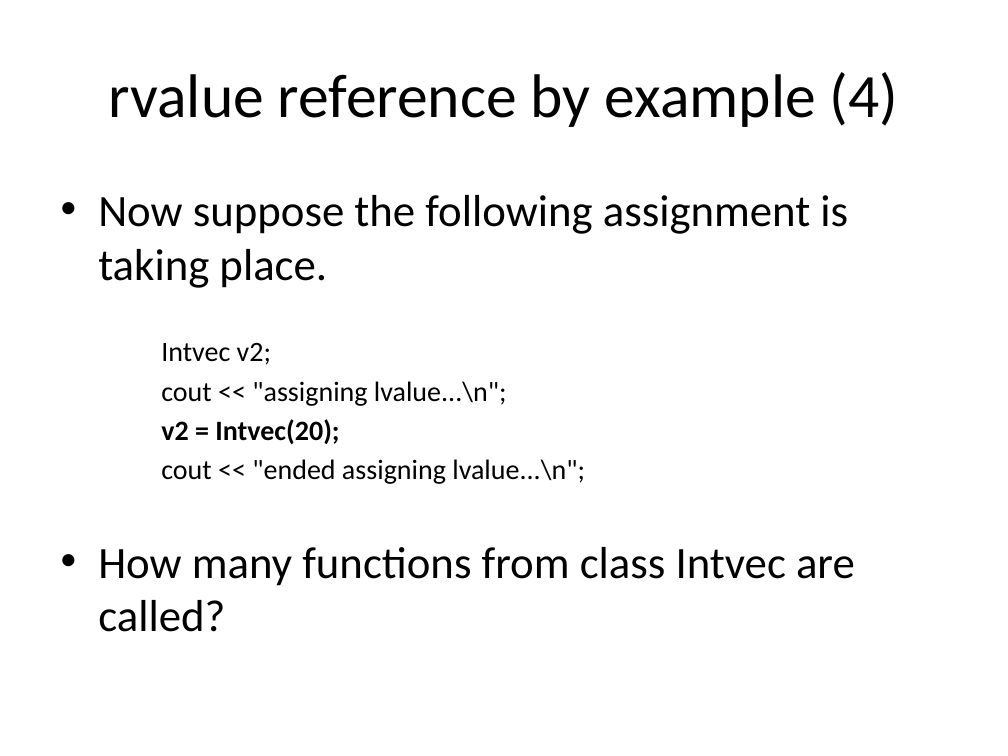
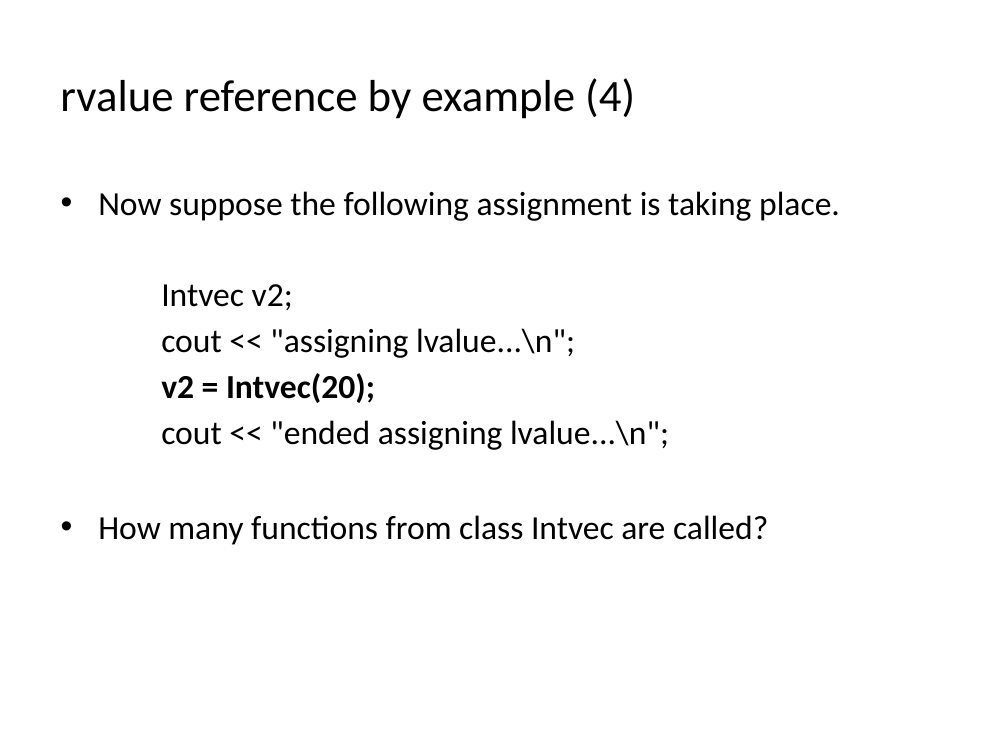
Before and after one commit to codengrow/scj, a slide deck: slide 9 of season1/episode2/rvalue-reference.odp. Drawn at 1008x756 pixels with LibreOffice and Linux fonts; fonts in the diff are those of the drawing; background and template pictures are left out. Boxes give left, top, right and bottom in pixels: in the first picture for what was removed or moved away, otherwise in the second. Text is boxed around its words. In the diff, an @@ line names an element or a change of style, - is before the commit and + after.

```diff
--- a/season1/episode2/rvalue-reference.odp
+++ b/season1/episode2/rvalue-reference.odp
@@ title "rvalue reference by example (4)" at box(60, 78, 635, 119): size 44 to 32 pt; alignment centre to left @@
@@ text "Now suppose the following assignment ..." at box(98, 191, 840, 545): size 32 to 24 pt in "Now suppose the following assignment is taking ...", "How many functions from class Intvec are ..."; size 20 to 24 pt in "Intvec v2;", "cout << "assigning lvalue...\n";", "v2 = Intvec(20);", "cout << "ended assigning lvalue...\n";" @@
```
Also in this commit, not shown: 16 other slides changed, 3 other files.
